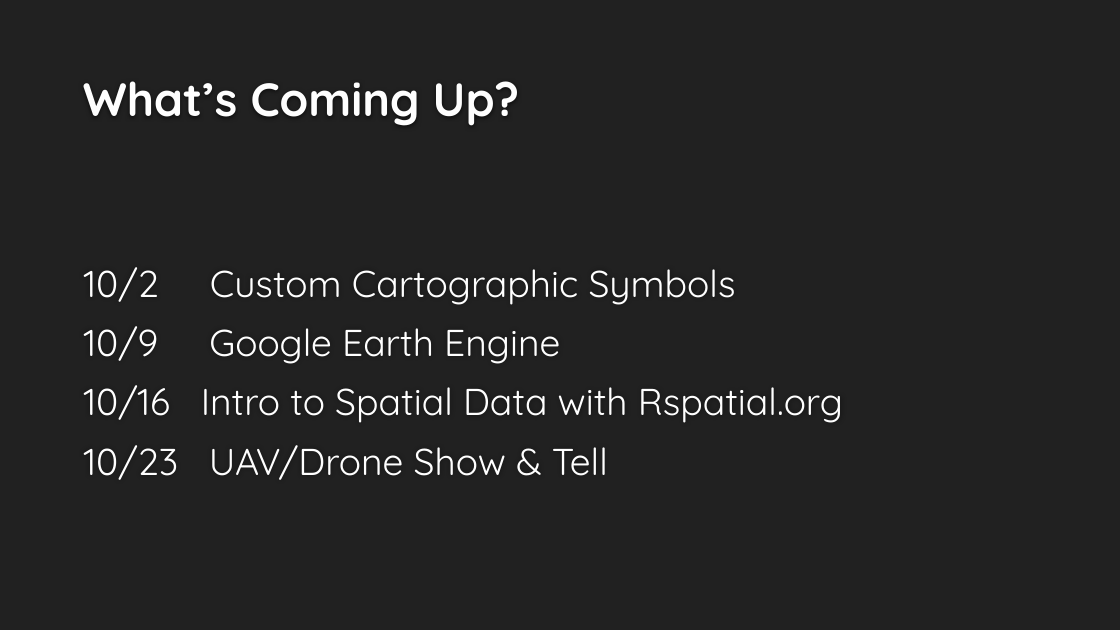
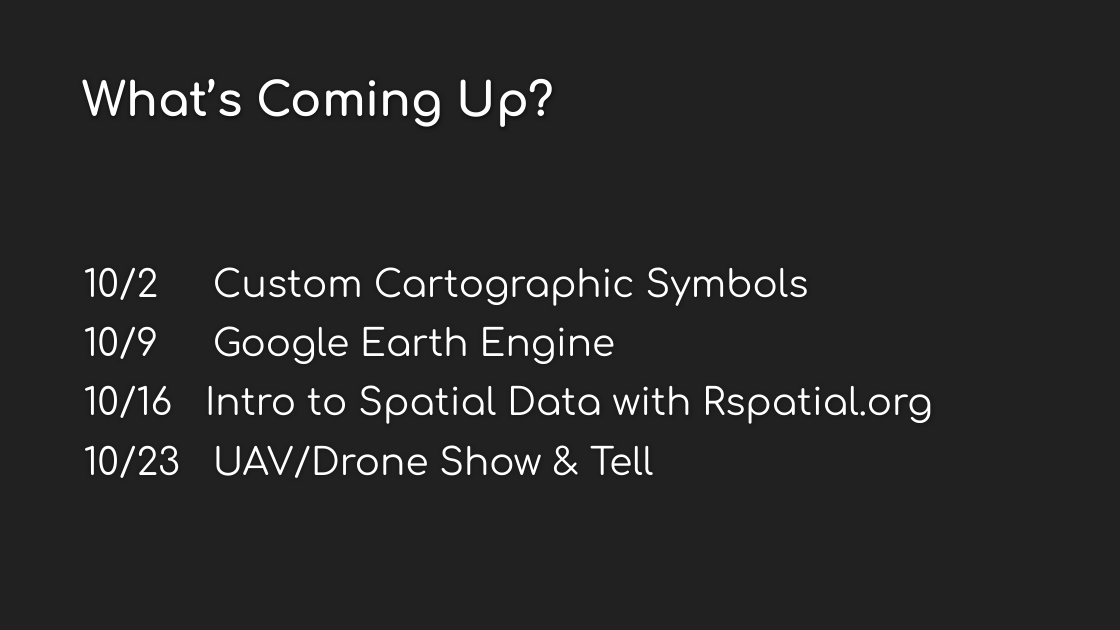
Before and after one commit to maptimedavis/MaptimeDavis, a slide deck: slide 5 of maptimeDavis.pptx. Drawn at 1120x630 pixels with LibreOffice and Linux fonts; fonts in the diff are those of the drawing; background and template pictures are left out. Boxes give left, top, right and bottom in pixels: in the first picture for what was removed or moved away, otherwise in the second. Text is boxed around its words. In the diff, an @@ line names an element or a change of style, - is before the commit and + after.

```diff
--- a/maptimeDavis.pptx
+++ b/maptimeDavis.pptx
@@ title "What’s Coming Up?" at (83,79,555,127): font Quicksand to Comfortaa @@
@@ text "10/2 Custom Cartographic Symbols" at (84,267,932,478): font Quicksand to Comfortaa @@
```
Also in this commit, not shown: 11 other slides changed, 1 other file.
